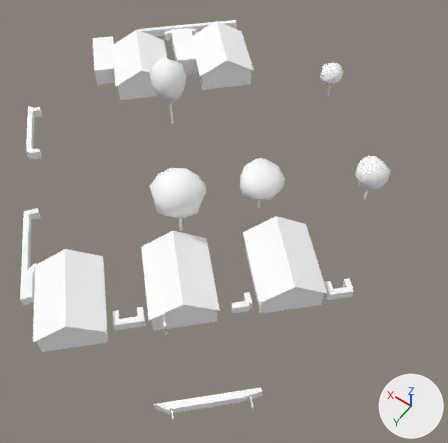
What one commit did to the glTF model cities/arlov-borggatan/pack/tiles/c-3_5.glb.
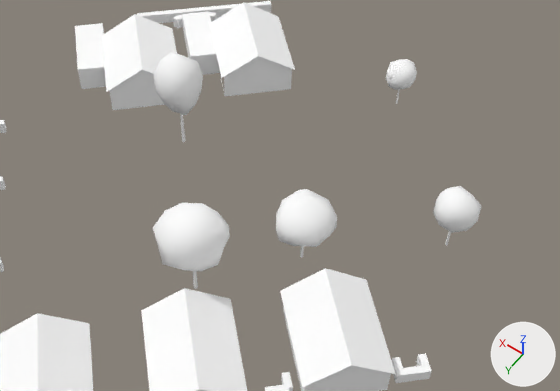
Each version is shown whole from a camera (50 mm lens) standing at (-193.2, 382.5, 75.9) and looking at (-159.5, 335.3, 1.7), then close up on the part from 8% to 100% of the width and 4% to 69% of the height. The lights are fixed; the arrows at lower right show +X, +Y and +Z. The first two pictures are the older version. Where no turn or scale is listed for an object, it has been applied to the vertices. Vertices at exactly the same position are counted once.

Names of what the first close-up shows: 'SM_Building_w208679776', 'SM_Building_w208679795', 'SM_Building_w361092245', 'SM_Building_w361092250', 'SM_Building_w361092254', 'SM_Trees_-3_5', 'SM_Wall_Hedge_-3_5'.
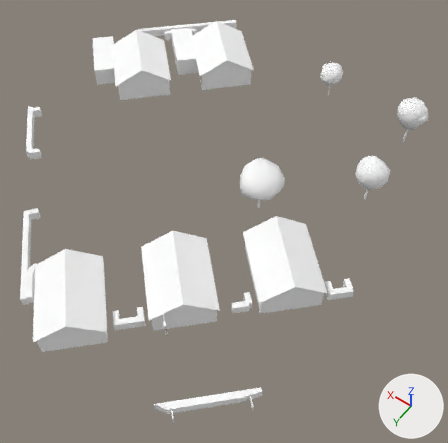
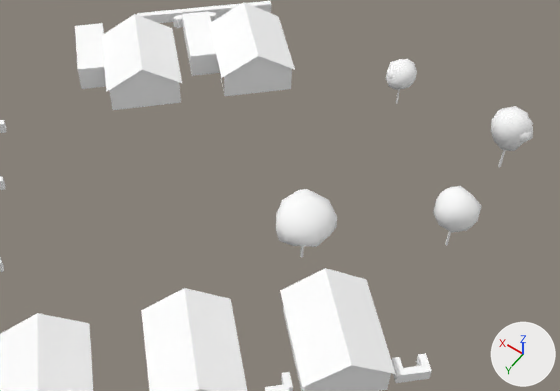
The newer file is also turned or shifted as a whole; pictures and numbers use the older file's frame.

Boxes [x1, y1, x2, y2] around the edits, measured in the close-ups (560 x 391 px; the box of a moved part takes in the faces that stretch with it):
'SM_Trees_-3_5', reshaped (22% narrower, 16% shorter)
    before: [153, 52, 482, 289]
    after: [276, 59, 533, 258]
part 1 of me_sm_trees__3_5, moved or reshaped
    before: [180, 114, 186, 142]
    after: [498, 150, 506, 167]
part 2 of me_sm_trees__3_5, added
    after: [491, 106, 533, 151]
part 3 of me_sm_trees__3_5, added
    after: [519, 132, 531, 142]
part 4 of me_sm_trees__3_5, deleted
    before: [153, 52, 230, 289]

The change, as a diff of the scene's bpy script:
```diff
--- a/cities/arlov-borggatan/pack/tiles/c-3_5.glb.py
+++ b/cities/arlov-borggatan/pack/tiles/c-3_5.glb.py
@@ me_sm_trees__3_5 @@
 # used by ob_sm_trees__3_5; location = (-157.7, 322.3, 9.2)
-me_sm_trees__3_5.from_pydata(...)  # 690 vertices, 1260 faces; spans x -19.8..19.8, y -21.9..21.9, z -6.8..6.8
+me_sm_trees__3_5.from_pydata(...)  # 552 vertices, 1008 faces; spans x -19.8..1.1, y -21.9..11.5, z -6.8..1.8
+# me_sm_trees__3_5 part 1: the loose piece of 12 vertices spanning x 16.7..17.2, y 1.5..1.9, z -6.0..-0.5 is scaled about its middle by (0.745, 0.749, 0.691), then moved by (-33.6, -19.5, -1.6)
+# me_sm_trees__3_5 part 2: a new loose piece of 42 vertices spanning x -19.3..-14.1, y -20.2..-15.3, z -2.9..1.8, in mat_m_leaf (white #ffffff)
+# me_sm_trees__3_5 part 3: a new loose piece of 42 vertices spanning x -19.2..-16.7, y -18.6..-16.2, z -1.0..0.7, in mat_m_leaf (white #ffffff)
+# me_sm_trees__3_5 part 4: 7 loose pieces with 264 vertices, spanning x -1.8..19.8, y -1.2..21.9, z -6.5..6.8, are deleted
+# other edits to the shape of me_sm_trees__3_5 do not show in these pictures
 me_sm_trees__3_5.materials.append(mat_m_bark_wood)
```
